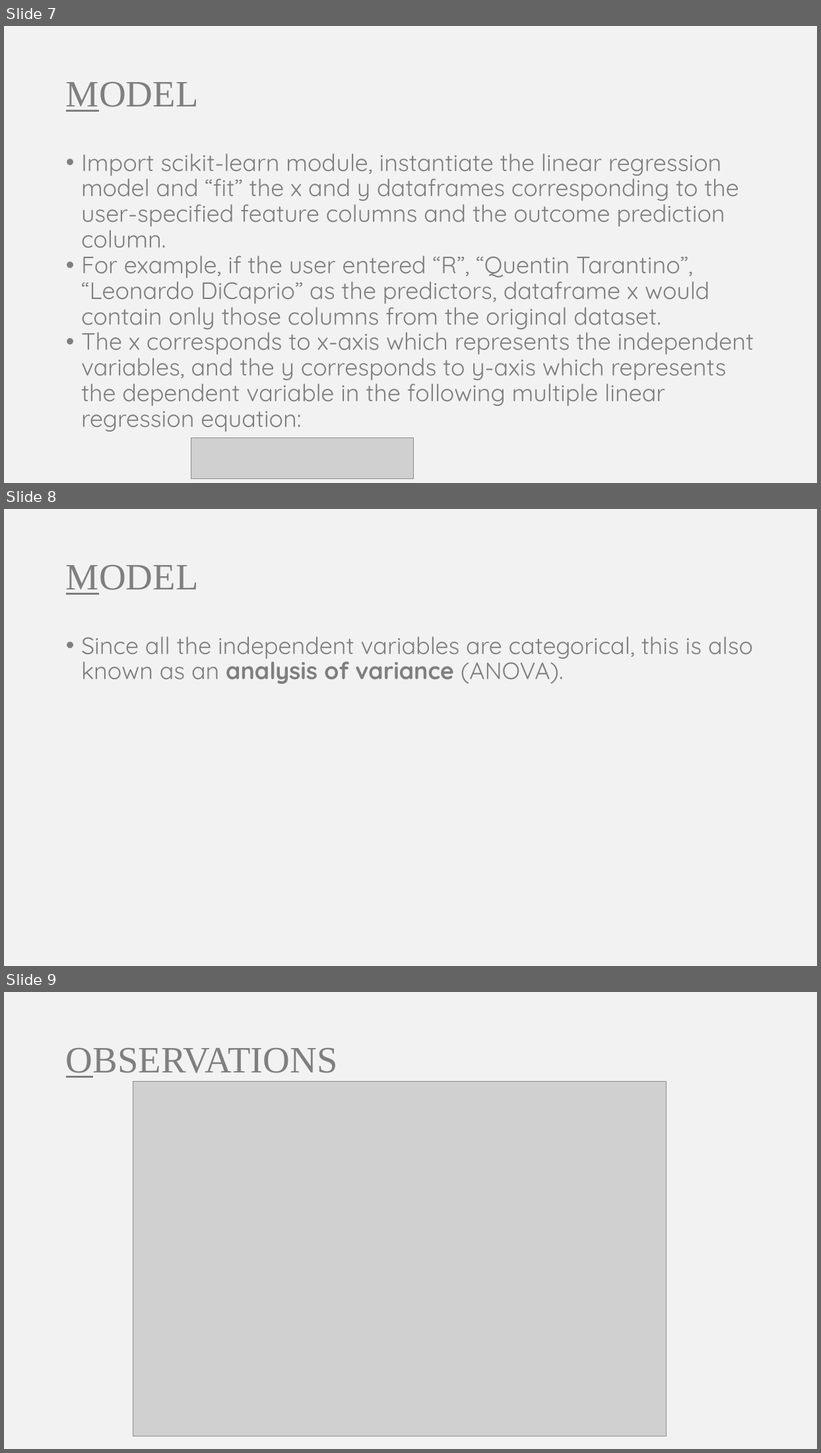
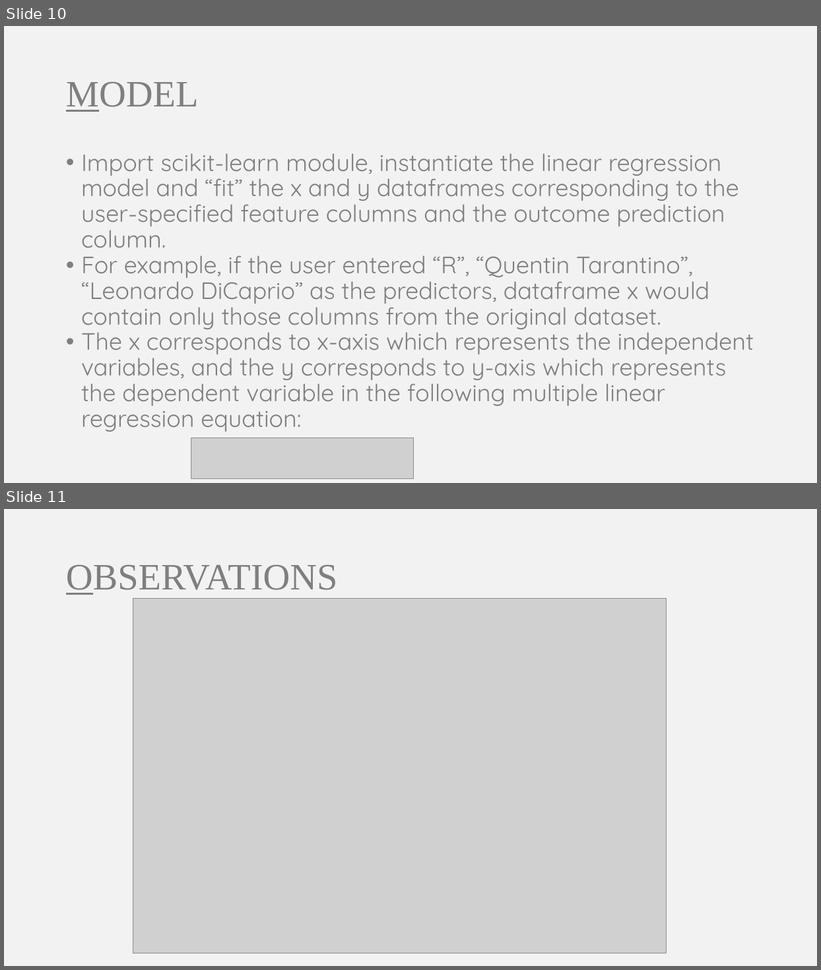
Before and after one commit to somyamohanty/Data_Dawgs, a slide deck: presentations/Presentation 2.pptx. Shown one above the other, each under a label of ours: slides 7, 8 and 9 before the commit, slides 10 and 11 after it. The pictures are 821x1453 and 821x970 pixels, drawn with LibreOffice and Linux fonts; fonts in the diff are those of the drawing; grey boxes stand for pictures. Boxes give left, top, right and bottom in pixels: in the first picture for what was removed or moved away, otherwise in the second. Text is boxed around its words. In the diff, an @@ line names an element or a change of style, - is before the commit and + after.

```diff
--- a/presentations/Presentation 2.pptx
+++ b/presentations/Presentation 2.pptx
@@ slide 8 removed at bbox=[4, 509, 817, 966], background #F2F2F2 @@
@@ title removed at bbox=[66, 564, 199, 595] @@
-MODEL
@@ text removed at bbox=[81, 636, 753, 684] @@
-• Since all the independent variables are categorical, this is also known as an analysis of variance (ANOVA).
@@ what was slide 7 is now slide 10 @@
@@ what was slide 9 is now slide 11 @@
```
Also in this commit, not shown: 1 slide changed, 3 slides added.
